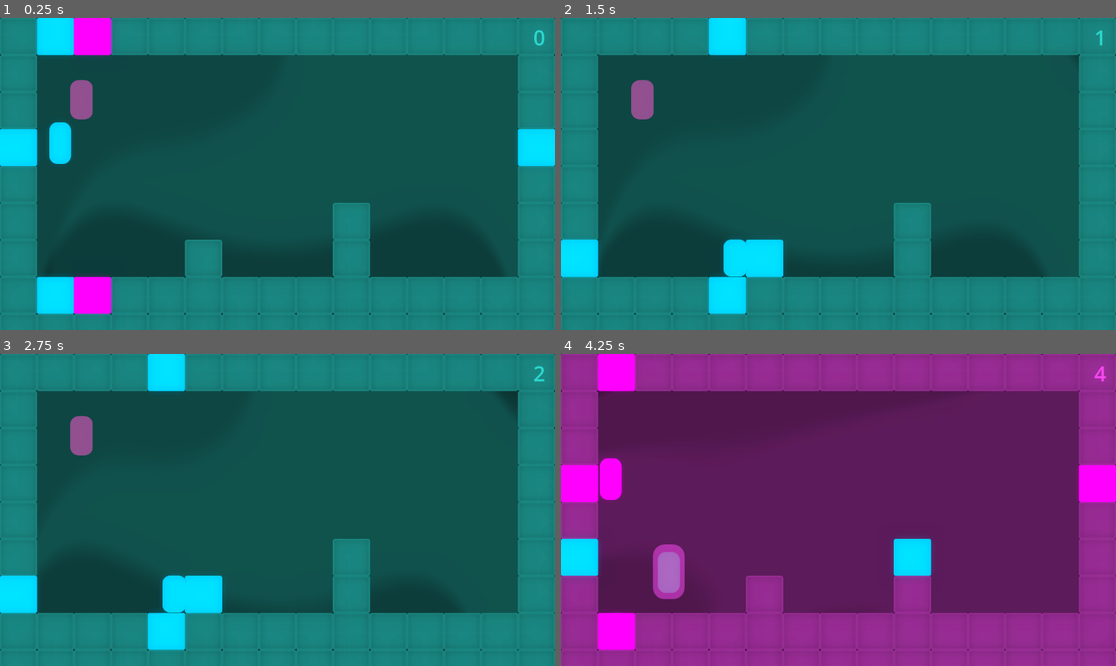
Above: before the commit, frames 1-4 (two rows, left to right).
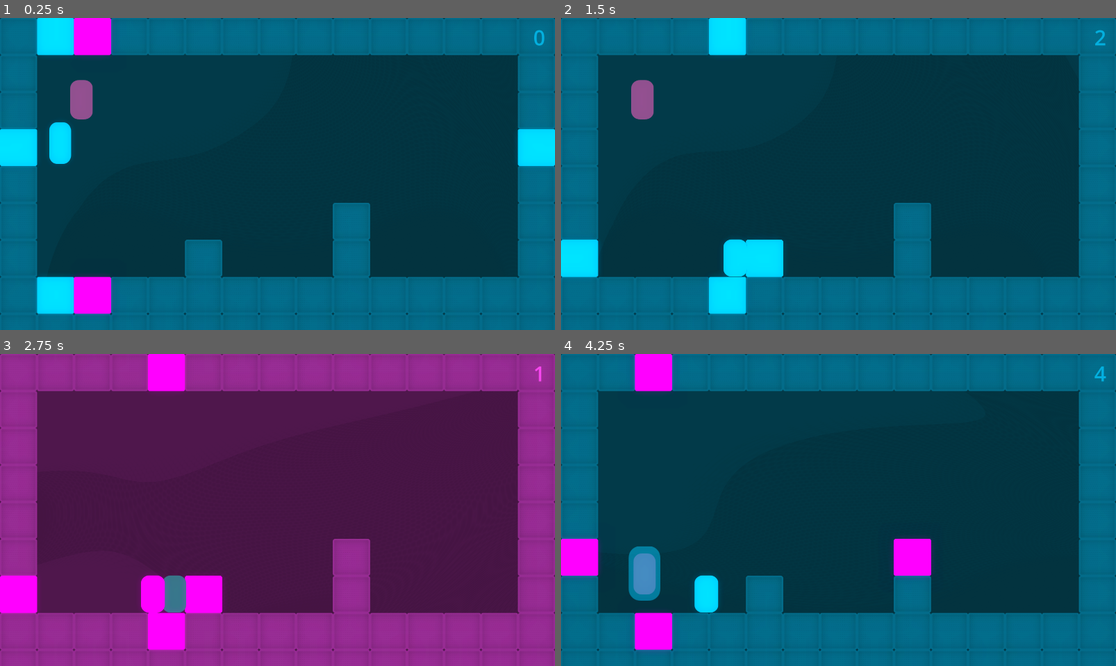
Above: after the commit, the same moments.

Repository: helenaruizs/loop-loop
Game: Godot game, scene res://scenes/main.tscn
Two runs of this game, one before a commit and one after it. Both use one fixed random seed, a clock stepped at 60 frames per second and the inputs below.
Inputs (mouse positions are in pixels of both pictures, inside the frame that each line leads up to):
- Up to frame 1 (0.25 s): no input
- Up to frame 2 (1.5 s): tap Enter at 0.5 s; move the mouse to (960, 158) at 0.52 s; hold D (move_right) 0.53-1.25 s; tap T at 0.6 s; click (960, 158) at 0.67 s; tap Space (jump) at 0.77 s; drag from (727, 189) to (577, 36) at 1.27 s
- Up to frame 3 (2.75 s): tap Space (jump) at 2 s; move the mouse to (333, 441) at 2.02 s; hold D (move_right) from 2.03 s (still down); tap 1 at 2.1 s
- Up to frame 4 (4.25 s): release D (move_right) at 2.75 s; drag from (810, 572) to (1021, 631) at 2.77 s; tap Enter at 3.5 s; move the mouse to (1005, 556) at 3.52 s; hold A (move_left) from 3.53 s (still down); tap 3 at 3.6 s; tap Space (jump) at 3.77 s

The runs differ from the first frame. In frame 1, 49% of the frame differs, in the area x 0-100%, y 0-100%; in frame 2, 54%; in frame 3, 100%; in frame 4, 100%.

Commit message:
tweaked shader, it's looking GUD

Diff:
--- a/assets/materials/bg.gdshader
+++ b/assets/materials/bg.gdshader
@@ -1,35 +1,54 @@
 shader_type canvas_item;
 
-// Background colors
 uniform vec4 color_a : source_color = vec4(1, 0.3, 0.7, 1);
 uniform vec4 color_b : source_color = vec4(0.3, 1, 0.8, 1);
 uniform vec4 color_c : source_color = vec4(0.2, 0.3, 1, 1);
 
-// Swirl controls
-uniform float swirl_intensity = 0.08;  // Default is subtle (try 0.02 - 0.12)
-uniform float swirl_speed = 0.2;       // Default slow, try 0.1 - 1.0
-uniform float swirl_direction = 0.0;   // In radians (0 = right, PI/2 = up)
+uniform float swirl_intensity = 0.08;
+uniform float swirl_speed = 0.2;
+uniform float swirl_direction = 0.0;
+
+uniform float halftone_scale = 36.0;
+uniform float halftone_sharpness = 0.09;
 
 void fragment() {
     vec2 center = vec2(0.5, 0.5);
     vec2 dir_vec = vec2(cos(swirl_direction), sin(swirl_direction));
-
-    // Swirl amount modulated by distance from center and time
     float swirl = swirl_intensity;
     float time = TIME * swirl_speed;
     float swirl_val = swirl * sin(dot(UV - center, dir_vec) * 8.0 + time);
 
-    // Polar swirl
     float angle = atan(UV.y - center.y, UV.x - center.x) + swirl_val * length(UV - center);
     float len = length(UV - center);
     vec2 swirl_uv = center + len * vec2(cos(angle), sin(angle));
 
-    // Animated background color
     float t = time * 0.5;
-    float mask_a = smoothstep(0.3, 0.7, sin(t + swirl_uv.x * 4.0 + swirl_uv.y * 3.0));
-    float mask_b = smoothstep(0.3, 0.7, sin(t * 1.2 - swirl_uv.y * 5.0));
-    float mask_c = 1.0 - mask_a - mask_b;
-    vec4 base_color = color_a * mask_a + color_b * mask_b + color_c * mask_c;
+    float blend1 = smoothstep(0.3, 0.7, sin(t + swirl_uv.x * 4.0 + swirl_uv.y * 3.0));
+    float blend2 = smoothstep(0.3, 0.7, sin(t * 1.2 - swirl_uv.y * 5.0));
 
-    COLOR = base_color;
+    // If in first half, A->B halftone; if in second, B->C halftone
+    vec4 final_color;
+    if (blend1 > blend2) {
+        // A -> B halftone
+        float mask = blend1;
+        vec2 dot_uv = swirl_uv * halftone_scale;
+        dot_uv.x += mod(floor(dot_uv.y), 2.0) * 0.5;
+        vec2 grid = fract(dot_uv) - 0.5;
+        float dist = length(grid);
+        float dot_radius = mask * 0.5;
+        float in_dot = 1.0 - smoothstep(dot_radius, dot_radius + halftone_sharpness, dist);
+        final_color = mix(color_b, color_a, in_dot);
+    } else {
+        // B -> C halftone
+        float mask = blend2;
+        vec2 dot_uv = (swirl_uv + vec2(0.19, 0.13)) * halftone_scale; // offset grid for variety
+        dot_uv.x += mod(floor(dot_uv.y), 2.0) * 0.5;
+        vec2 grid = fract(dot_uv) - 0.5;
+        float dist = length(grid);
+        float dot_radius = mask * 0.5;
+        float in_dot = 1.0 - smoothstep(dot_radius, dot_radius + halftone_sharpness, dist);
+        final_color = mix(color_c, color_b, in_dot);
+    }
+
+    COLOR = final_color;
 }
--- a/assets/materials/bg_effect.tres
+++ b/assets/materials/bg_effect.tres
@@ -10,3 +10,5 @@
 shader_parameter/swirl_intensity = 2.0350000000034925
 shader_parameter/swirl_speed = 0.2
 shader_parameter/swirl_direction = 0.0
+shader_parameter/halftone_scale = 100.0
+shader_parameter/halftone_sharpness = 2.0
--- a/maps/tilemarker.tscn
+++ b/maps/tilemarker.tscn
@@ -160,7 +160,7 @@
 }]
 
 [sub_resource type="RectangleShape2D" id="RectangleShape2D_psau8"]
-size = Vector2(106, 106)
+size = Vector2(124, 124)
 
 [node name="Tilemarker" type="Node2D" groups=["tilemarkers"]]
 script = ExtResource("1_psau8")
--- a/scenes/main.gd
+++ b/scenes/main.gd
@@ -10,6 +10,7 @@
 @export var characters: Array[Character]
 @export var ui: UI
 @export var map: Map
+@export var tempo: float = 0.5
 
 var colors: Array[Color] = [
 	Globals.color_01,
@@ -35,6 +36,7 @@
 # Called when the node enters the scene tree for the first time.
 func _ready() -> void:
 	timer.start()
+	timer.wait_time = tempo
 	if characters.size() == 0:
 		push_error("Characters array is empty")
 	for char: Character in characters:
--- a/scenes/main.tscn
+++ b/scenes/main.tscn
@@ -46,6 +46,7 @@
 position = Vector2(282, 349)
 
 [node name="Timer" type="Timer" parent="."]
+wait_time = 0.5
 
 [node name="FX_Click" type="AudioStreamPlayer" parent="."]
 stream = ExtResource("4_tbgi4")
--- a/scripts/globals.tscn
+++ b/scripts/globals.tscn
@@ -4,7 +4,7 @@
 
 [node name="Globals" type="Node"]
 script = ExtResource("1_trau1")
-color_01 = Color(0.5372549, 0.9019608, 0.88235295, 1)
+color_01 = Color(0.45, 0.7950001, 0.9, 1)
 color_02 = Color(1, 0.62352943, 0.9843137, 1)
 color_03 = Color(0.70196074, 0.5294118, 0, 1)
 color_04 = Color(0, 0.7294118, 0.3176471, 1)
